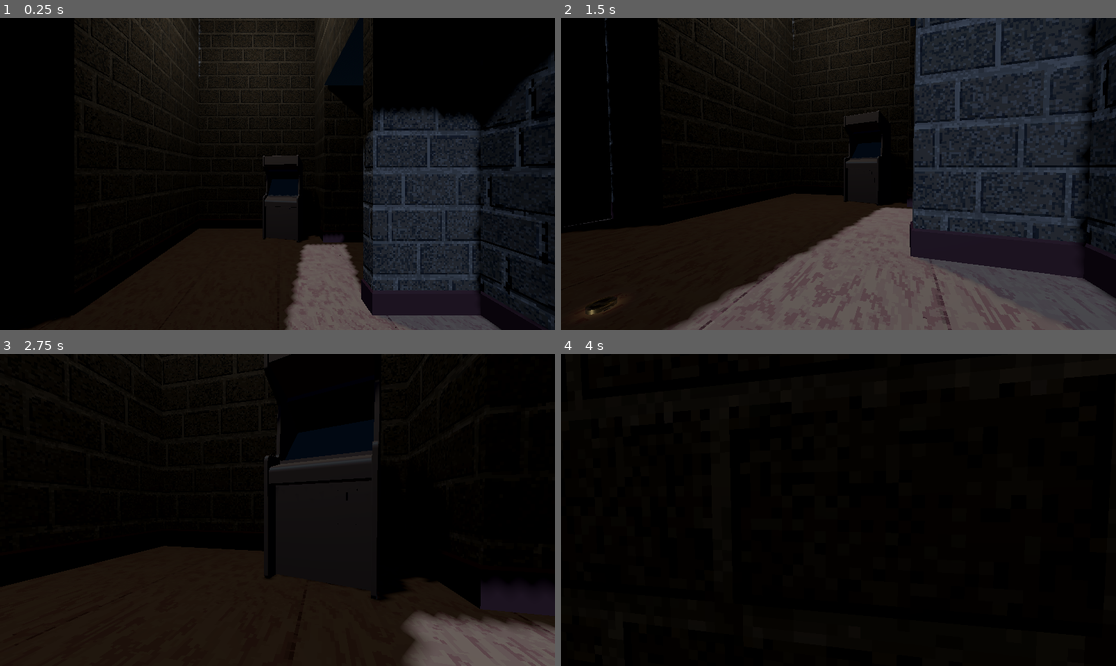
Above: before the commit, frames 1-4 (two rows, left to right).
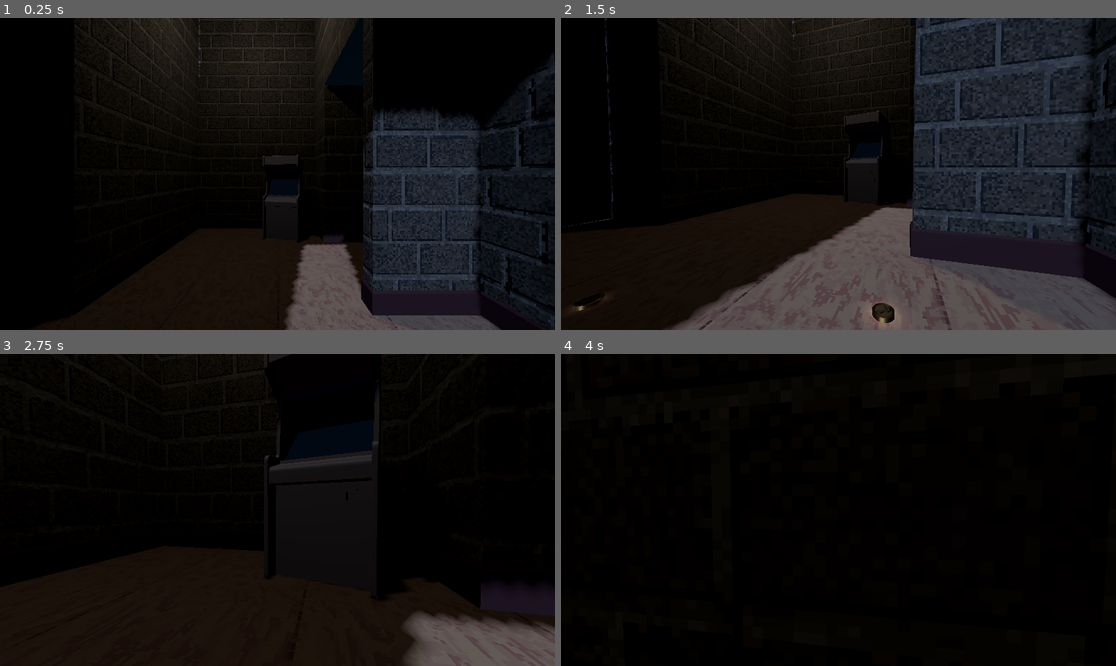
Above: after the commit, the same moments.

Repository: JCoMcL/phase-arcade
Game: Godot game, scene res://gridmap-level/level.tscn
Same seed, same stepped clock (60 frames per second), same inputs: the game is played once before the commit and once after it.
Inputs (mouse positions are in pixels of both pictures, inside the frame that each line leads up to):
- Up to frame 1 (0.25 s): no input
- Up to frame 2 (1.5 s): tap Enter at 0.5 s; move the mouse to (960, 158) at 0.52 s; hold D (right) 0.53-1.28 s; hold Shift (crouch) 0.53-1.28 s; click (960, 158) at 0.67 s; move the mouse to (810, 174) at 1.27 s; hold W (forward) from 1.28 s (still down); tap Shift (crouch) at 1.35 s
- Up to frame 3 (2.75 s): keep holding W (forward); move the mouse to (288, 503) at 2.02 s; hold Shift (crouch) from 2.03 s (still down)
- Up to frame 4 (4 s): keep holding W (forward); move the mouse to (832, 516) at 2.77 s; release Shift (crouch) at 2.78 s; tap Shift (crouch) at 2.85 s; move the mouse to (877, 513) at 3.52 s; hold Shift (crouch) from 3.53 s (still down)

The runs differ from the first frame. In frame 2, 0.5% of the frame differs, in the area x 2-61%, y 89-99%; in frame 3, less than 0.1%; in frame 4, less than 0.1%.

Commit message:
odd changes

Diff:
--- a/gridmap-level/level.tscn
+++ b/gridmap-level/level.tscn
@@ -60,13 +60,14 @@
 transform = Transform3D(0.9767002, -0.16840667, -0.13302648, 0.13234733, -0.015302002, 0.9910854, -0.16894092, -0.98559886, 0.0073426664, 3.556295, 3.0964682, -0.89939785)
 light_color = Color(0.7183131, 0.20532736, 0.28202447, 1)
 shadow_enabled = true
+shadow_reverse_cull_face = true
 spot_attenuation = 2.0
 
 [node name="OmniLight3D" type="OmniLight3D" parent="." unique_id=674092471]
 transform = Transform3D(-0.6864115, 0.71064615, -0.15434185, -0.6121357, -0.45004895, 0.65018916, 0.39259303, 0.5407754, 0.7439306, -0.46467257, 4.2107577, -3.1320162)
 light_color = Color(0.59755903, 0.54120654, 0.45262164, 1)
 shadow_enabled = true
-omni_range = 21.699
+omni_range = 7.518
 omni_attenuation = 2.0
 
 [node name="FirstPersonCharacter" parent="." unique_id=743034332 instance=ExtResource("2_ghvus")]
@@ -75,4 +76,13 @@
 transform = Transform3D(0.96592593, 0, -0.25881907, 0, 1, 0, 0.25881907, 0, 0.96592593, 0.1373902, -1.1641532e-10, -4.262603)
 
 [node name="coin" parent="." unique_id=1993092626 instance=ExtResource("4_vpf4b")]
-transform = Transform3D(1, 0, 0, 0, 1, 0, 0, 0, 1, -0.5800053, 0, -0.8161829)
+transform = Transform3D(1, 0, 0, 0, 1, 0, 0, 0, 1, -0.67483675, -2.9802322e-08, -0.8124078)
+
+[node name="coin4" parent="." unique_id=446114474 instance=ExtResource("4_vpf4b")]
+transform = Transform3D(1, 0, 0, 0, 1, 0, 0, 0, 1, 0.7323816, -2.9802322e-08, -1.1850636)
+
+[node name="coin2" parent="." unique_id=1211632040 instance=ExtResource("4_vpf4b")]
+transform = Transform3D(1, 0, 0, 0, 1, 0, 0, 0, 1, -0.67483675, -2.9802322e-08, 1.4779353)
+
+[node name="coin3" parent="." unique_id=1736674089 instance=ExtResource("4_vpf4b")]
+transform = Transform3D(1, 0, 0, 0, 1, 0, 0, 0, 1, 1.8321171, -2.9802322e-08, 1.4779353)
Not shown: 14 places in gridmap-level/mesh_library.tres that only renumber resources
